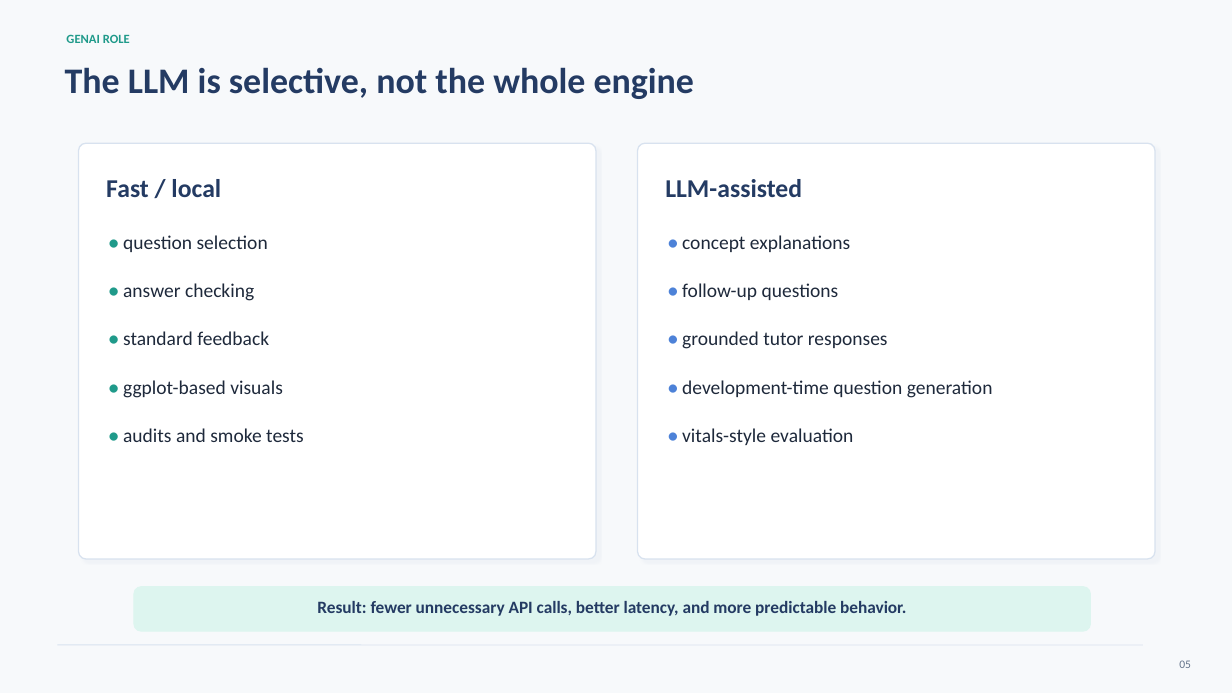
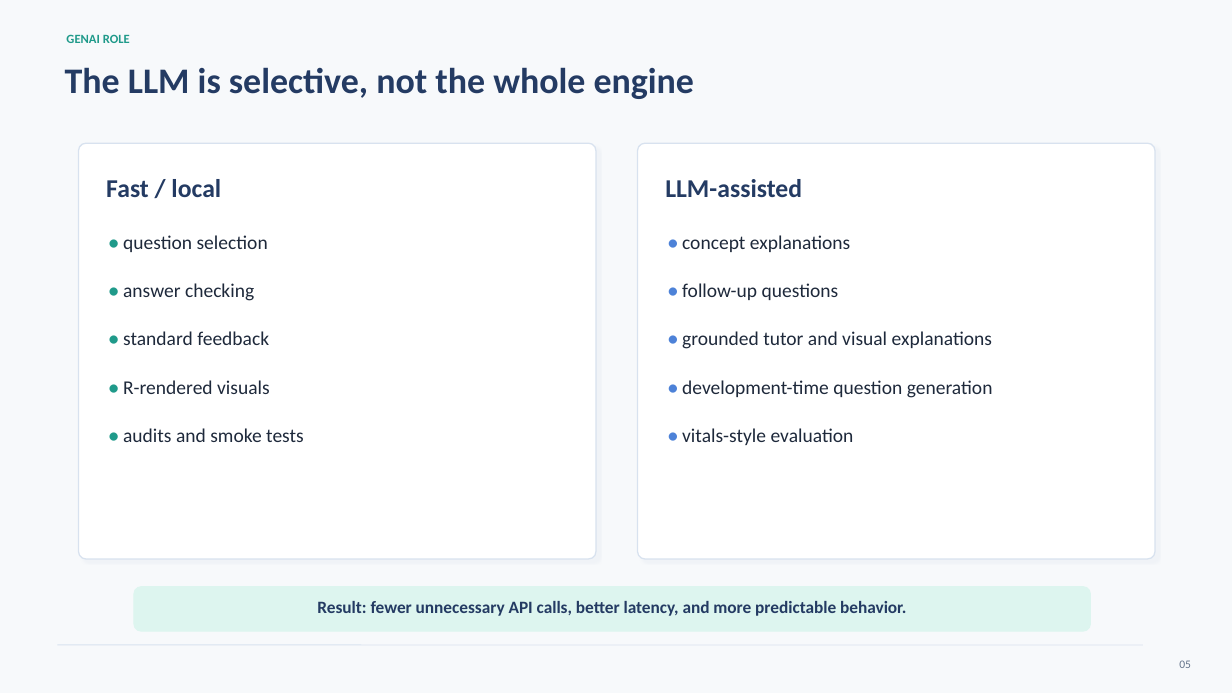
Before and after one commit to ZaidGhazi/Intro-to-Statistics-Study-App, a slide deck: slide 5 of intro_stats_study_app_presentation_cleaned_v2.pptx. Drawn at 1232x693 pixels with LibreOffice and Linux fonts; fonts in the diff are those of the drawing. Boxes give left, top, right and bottom in pixels: in the first picture for what was removed or moved away, otherwise in the second. Text is boxed around its words. In the diff, an @@ line names an element or a change of style, - is before the commit and + after.

Commit message:
Update tutor visual logic and presentation docs

```diff
--- a/intro_stats_study_app_presentation_cleaned_v2.pptx
+++ b/intro_stats_study_app_presentation_cleaned_v2.pptx
@@ text at [682,331,992,349]: text changed @@
-• grounded tutor responses
+• grounded tutor and visual explanations
@@ text at [123,380,270,394]: text changed @@
-• ggplot-based visuals
+• R-rendered visuals
```
Also in this commit, not shown: 9 other slides changed, 11 other files.
